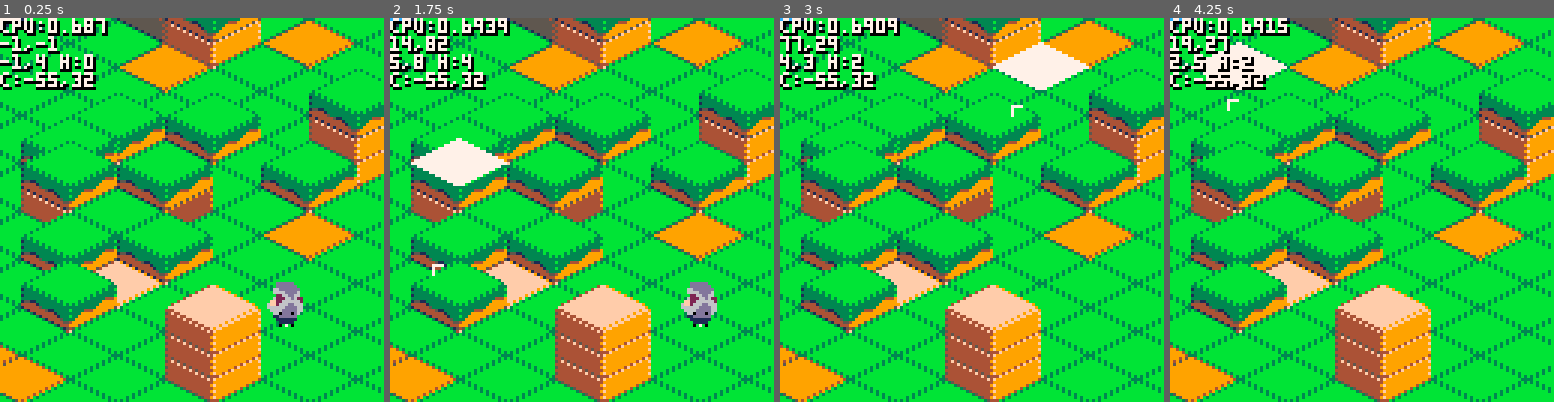
Above: before the commit, frames 1-4 (left to right).
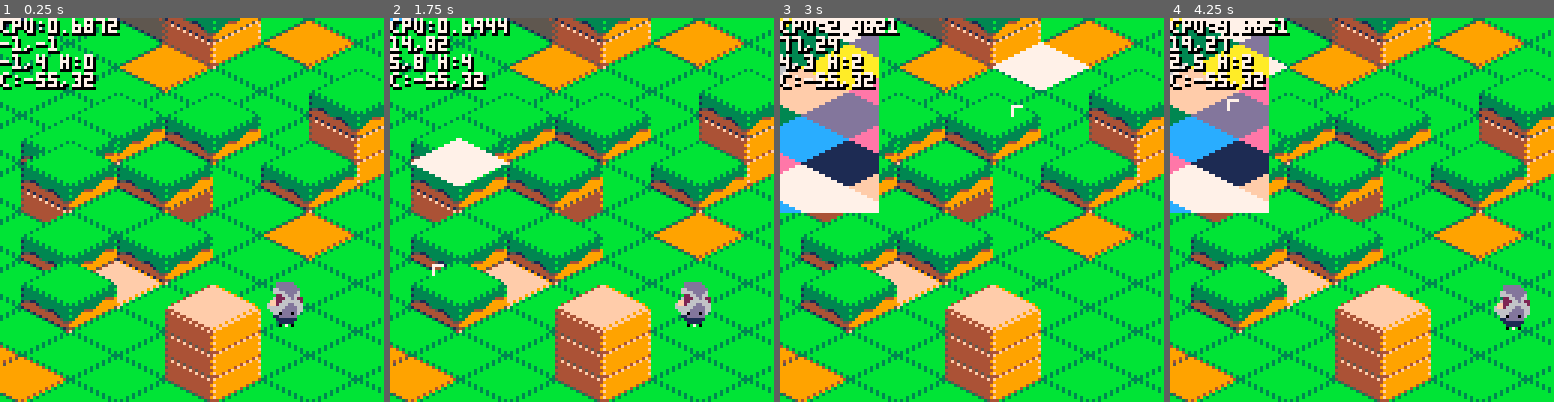
Above: after the commit, the same moments.

Repository: pvan/pico8
Game: PICO-8 cartridge island.p8
The game is run twice, just before and just after one commit, with the same random seed, the same clock (stepped at 60 frames per second) and the same inputs.
Inputs (mouse positions are in pixels of both pictures, inside the frame that each line leads up to):
- Up to frame 1 (0.25 s): no input
- Up to frame 2 (1.75 s): tap X (X key) at 0.33, 1.07 s; click (670, 121) at 0.67 s; tap O (Z key) at 0.7, 1.7 s; click (436, 267) at 1.22 s; hold Right from 1.6 s (still down)
- Up to frame 3 (3 s): click (887, 114) at 1.77 s; tap X (X key) at 1.85, 2.97 s; release Right at 2.1 s; tap O (Z key) at 2.1, 2.5, 2.9 s; hold Up 2.15-2.42 s; click (952, 259) at 2.32 s; hold Right from 2.47 s (still down); click (1014, 106) at 2.87 s
- Up to frame 4 (4.25 s): release Right at 3.03 s; hold Left 3.08-3.58 s; tap O (Z key) at 3.3, 3.7, 4.1 s; click (1465, 256) at 3.42 s; hold Down 3.63-3.97 s; click (1231, 102) at 3.97 s; hold Right from 4.02 s (still down); tap X (X key) at 4.08 s

The runs differ from the first frame. In frame 1, 0.1% of the frame differs, in the area x 28-32%, y 0-5%; in frame 2, 0.7%; in frame 3, 11%; in frame 4, 11%, in the area x 0-94%, y 0-82%.

Commit message:
island: coorelate the iso coord conversion methods, finally
using quilt debug method to compare

start adding slide-along-walls to player movement
by converting to iso (float) coords and back again
(checking each x,y step separately but in the iso coord system)
seems to be buggy with certain step values

Diff:
--- a/island.p8
+++ b/island.p8
@@ -34,7 +34,7 @@
 
  msx,msy=get_mouse()
  mwx,mwy=msx+cx,msy+cy
- mix,miy=screen2iso(mwx,mwy)
+ mix,miy=world2iso(mwx,mwy)
 
 
 end
@@ -65,8 +65,33 @@
 -- pset(px,py,7)
 
 
+
  camera()
  color(7)
+
+
+ -- quilt debug
+ --(test tile of every pixel)
+ if btn(🅾️) then
+  for x=-32,32 do
+   for y=0,64 do
+    local tx,ty=world2isofloat(x+cx,y+cy)
+    tx,ty=flr(tx),flr(ty)
+    srand(tx+ty*100)
+    pset(x,y,rnd(16))
+   end
+  end
+ end
+ if btn(❎) then
+  for x=-32,32 do
+   for y=0,64 do
+    local tx,ty=world2iso(x+cx,y+cy)
+    srand(tx+ty*100)
+    pset(x,y,rnd(16))
+   end
+  end
+ end
+
 
  print2("cpu:"..stat(1))
 
@@ -80,6 +105,15 @@
  print2(mix..","..miy.." h:"..#mts)
 
  print2("c:"..cx..","..cy)
+
+
+ --check isofloat conversions
+-- print2("morg:"..mwx..","..mwy)
+-- local mwfx,mwfy=world2isofloat(mwx,mwy)
+-- print2("mwf:"..mwfx..","..mwfy)
+-- local backx,backy=isofloat2world(mwfx,mwfy)
+-- print2("bck:"..backx..","..backy)
+
 
 end
 
@@ -240,7 +274,7 @@
 end
 
 
-function iso2screen(x,y)
+function iso2world(x,y)
  return htw*x-htw*y,hth*x+hth*y
 end
 function bbtile(sx,sy)
@@ -249,7 +283,7 @@
 function bblocal(sx,sy)
  return sx%tw,sy%th
 end
-function screen2iso(sx,sy)
+function world2iso(sx,sy)
  local bx,by=bbtile(sx,sy)
  local lx,ly=bblocal(sx,sy)
  local ix,iy=bx+by,by-bx
@@ -261,6 +295,19 @@
  return ix,iy
 end
 
+function world2isofloat(wx,wy)
+ wx-=htw
+ wx+=0.01 --kind of a hack to fix edge fill conventions
+ local isox=(wx/htw+wy/hth)/2
+ local isoy=(wy/hth-wx/htw)/2
+ return isox,isoy
+end
+function isofloat2world(fx,fy)
+ local wx=(fx-fy)*htw
+ local wy=(fx+fy)*hth
+ --undo our edge fill hack and round near() to stick with integer coords
+ return near(wx+htw-0.01),near(wy)
+end
 
 
 --uses (at least):
@@ -268,11 +315,11 @@
 --mouse tile mix,miy (for selection)
 function draw_terrain()
 
- local selx,sely=iso2screen(mix,miy)
-
- local ptx,pty=screen2iso(px,py)
-
- local tlx,tly=screen2iso(cx,cy)
+ local selx,sely=iso2world(mix,miy)
+
+ local ptx,pty=world2iso(px,py)
+
+ local tlx,tly=world2iso(cx,cy)
  local countx=128/tw+1 //+1 to avoid calc'ing exact row counts
  local county=(128/th+1)*2 //*2 since we zig zag down the column
  local rx,ry=tlx-1,tly //start one tile to the tl
@@ -280,7 +327,7 @@
 	 for x=0,countx do
 
 	  local tx,ty=rx+x,ry-x
-	  local sx,sy=iso2screen(tx,ty)
+	  local sx,sy=iso2world(tx,ty)
 
 	  local ts=tget(tx,ty)
 
@@ -347,7 +394,7 @@
 
 
 function pgroundpos()
- local ptx,pty=screen2iso(px,py)
+ local ptx,pty=world2iso(px,py)
  local ts=tget(ptx,pty)
  return px,py-#ts*hth
 end
@@ -356,47 +403,65 @@
 function update_player()
 
  local speed=2
+ if (btn(🅾️)) speed=1
+
  local pdx,pdy=0,0
  if (btn(⬆️)) pdy=-1
  if (btn(⬇️)) pdy=1
  if (btn(⬅️)) pdx=-2
  if (btn(➡️)) pdx=2
 
-	local xstep,ystep=0,0
+	xstep,ystep=0,0
 	if pdx!=0 or pdy!=0 then
 	 local mag=sqrt(pdx*pdx+pdy*pdy)
 	 pdx/=mag
 	 pdy/=mag
 	 xstep,ystep=pdx*speed,pdy*speed
+	 local npx,npy=px+xstep,py+ystep
+	 local pwfx,pwfy=world2isofloat(px,py)
+	 local nwfx,nwfy=world2isofloat(npx,npy)
+  local wfdx,wfdy=nwfx-pwfx,nwfy-pwfy
+  xstep,ystep=wfdx,wfdy --converted to isofloat coords
 	end
 
--- local xstep,ystep=0,0
--- if (btn(⬆️)) ystep=-1
--- if (btn(⬇️)) ystep=1
--- if (btn(⬅️)) xstep=-1
--- if (btn(➡️)) xstep=1
---
+
 
 
  -- collisiton detection here
  local allowx=true
  local allowy=true
- local ptx,pty=screen2iso(px,py)
- local ntx,nty=screen2iso(px+xstep,py+ystep)
- local ts=tget(ptx,pty)
- local nts=tget(ntx,nty)
- if (#nts>#ts) allowx=false allowy=false
-
--- local xts=tget(ntx,pty)
--- local yts=tget(ptx,nty)
--- if (#xts>#ts) allowx=false
--- if (#yts>#ts) allowy=false
-
--- local pwx,pwy=pgroundpos()
--- local ptx,pty=screen2iso(pwx,pwy)
--- local ts=tget(ptx,pty)
+ local pwfx,pwfy=world2isofloat(px,py)
+ local ptx,pty=flr(pwfx),flr(pwfy)
+
+-- local hotspotsx={-2,2}
+-- local hotspotsy={-4,0}
+ local hotspotsx={0}
+ local hotspotsy={0}
+ for j=1,#hotspotsy do
+  local hy = hotspotsy[j]
+  for i=1,#hotspotsx do
+   local hx = hotspotsx[i]
+
+		 local nwfx,nwfy=pwfx+hx+xstep,pwfy+hy+ystep
+		 local ntx,nty=flr(nwfx),flr(nwfy)
+		 local ts=tget(ptx,pty)
+		 local xts=tget(ntx,pty)
+		 local yts=tget(ptx,nty)
+		 if (#xts>#ts) allowx=false
+		 if (#yts>#ts) allowy=false
+
+  end
+ end
+
+	if (allowx) pwfx+=xstep
+	if (allowy) pwfy+=ystep
+	px,py=isofloat2world(pwfx,pwfy)
+
+-- -- collisiton detection here
 -- local allowx=true
 -- local allowy=true
+-- local ptx,pty=world2iso(px,py)
+--
 -- local hotspotsx={-2,2}
 -- local hotspotsy={-4,0}
 -- for j=1,#hotspotsy do
@@ -404,20 +469,17 @@
 --  for i=1,#hotspotsx do
 --   local hx = hotspotsx[i]
 --
---   local nx,ny=pwx+hx,pwy+hy
---   local ntx,nty=screen2iso(nx+xstep,ny+ystep)
---
---   --recall we test 1 dir at a time so we can slide against walls
---   testtilex = tget(ntx,pty)
---   testtiley = tget(ptx,nty)
---   if (#testtilex>#ts) allowx = false
---   if (#testtiley>#ts) allowy = false
+--		 local ntx,nty=world2iso(px+xstep+hx,py+ystep+hy)
+--		 local ts=tget(ptx,pty)
+--		 local nts=tget(ntx,nty)
+--		 if (#nts>#ts) allowx=false allowy=false
 --
 --  end
 -- end
-
-	if (allowx) px+=xstep
-	if (allowy) py+=ystep
+--
+--	if (allowx) px+=xstep
+--	if (allowy) py+=ystep
+
 
 end
 
@@ -425,7 +487,7 @@
 
 function draw_player(tx,ty)
 
- --local tx,ty=screen2iso(px,py)
+ --local tx,ty=world2iso(px,py)
  local ts=tget(tx,ty)
 
  local pwx,pwy=pgroundpos()
